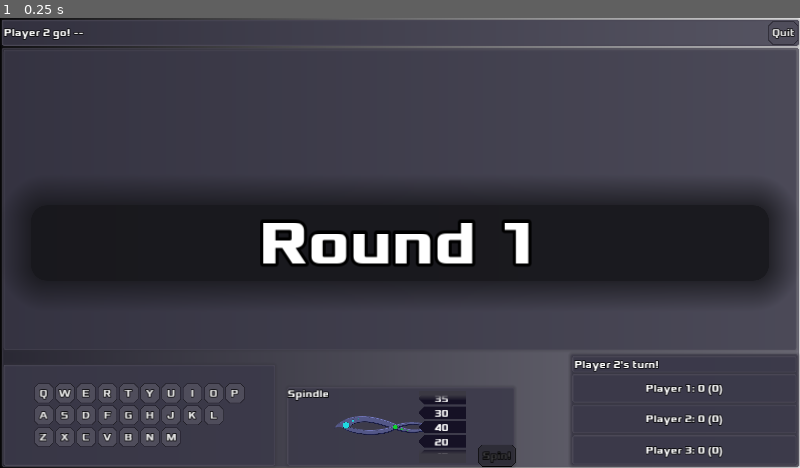
Above: before the commit, frame 1.
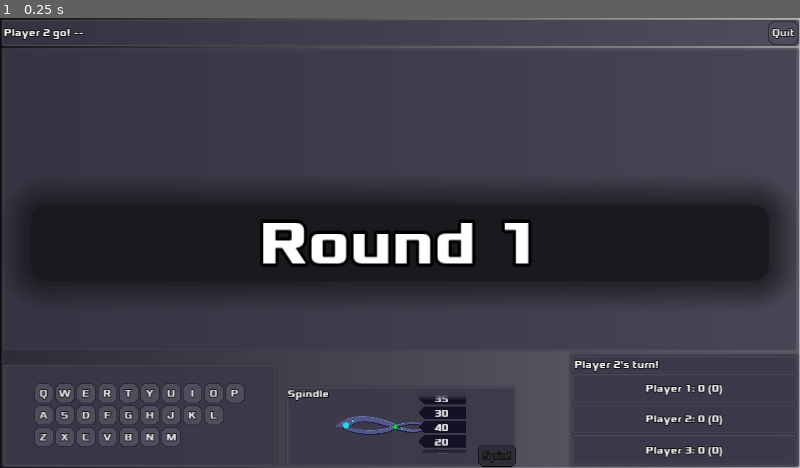
Above: after the commit, the same moment.

Repository: zacryol/spindle-of-serendipity
Game: Godot game, scene res://game/GamePanel.tscn
Same seed, same stepped clock (60 frames per second), same inputs: the game is played once before the commit and once after it. This scene is started directly instead of the project's main scene.
Inputs:
- Up to frame 1 (0.25 s): no input

The runs differ from the first frame. In frame 1, 0.3% of the frame differs, in the area x 74-100%, y 0-100%.
Error in both runs: Division By Zero in operator '%'. (res://system/singletons/EntryManager.gd:82)

Commit message:
more changes

Diff:
--- a/godot/game/GamePanel.tscn
+++ b/godot/game/GamePanel.tscn
@@ -271,6 +271,7 @@
 layer = -1
 
 [node name="TextureRect" type="TextureRect" parent="CanvasLayer"]
+self_modulate = Color( 1, 1, 1, 0.784314 )
 anchor_right = 1.0
 anchor_bottom = 1.0
 texture = SubResource( 7 )
@@ -280,7 +281,6 @@
 }
 
 [node name="Particles2D" type="Particles2D" parent="CanvasLayer"]
-visible = false
 position = Vector2( 640, 0 )
 emitting = false
 lifetime = 4.0
--- a/godot/game/components/SpindleScores.tscn
+++ b/godot/game/components/SpindleScores.tscn
@@ -4,8 +4,8 @@
 [ext_resource path="res://game/components/ScoreItem.tscn" type="PackedScene" id=2]
 
 [sub_resource type="StyleBoxFlat" id=1]
-bg_color = Color( 0.235294, 0.227451, 0.266667, 1 )
-shadow_color = Color( 0.235294, 0.227451, 0.266667, 1 )
+bg_color = Color( 0.23258, 0.2262, 0.29, 1 )
+shadow_color = Color( 0.231373, 0.223529, 0.290196, 1 )
 shadow_size = 9
 
 [node name="SpindleScores" type="Control"]
Not shown: 1 places in godot/game/GamePanel.tscn that only renumber resources
